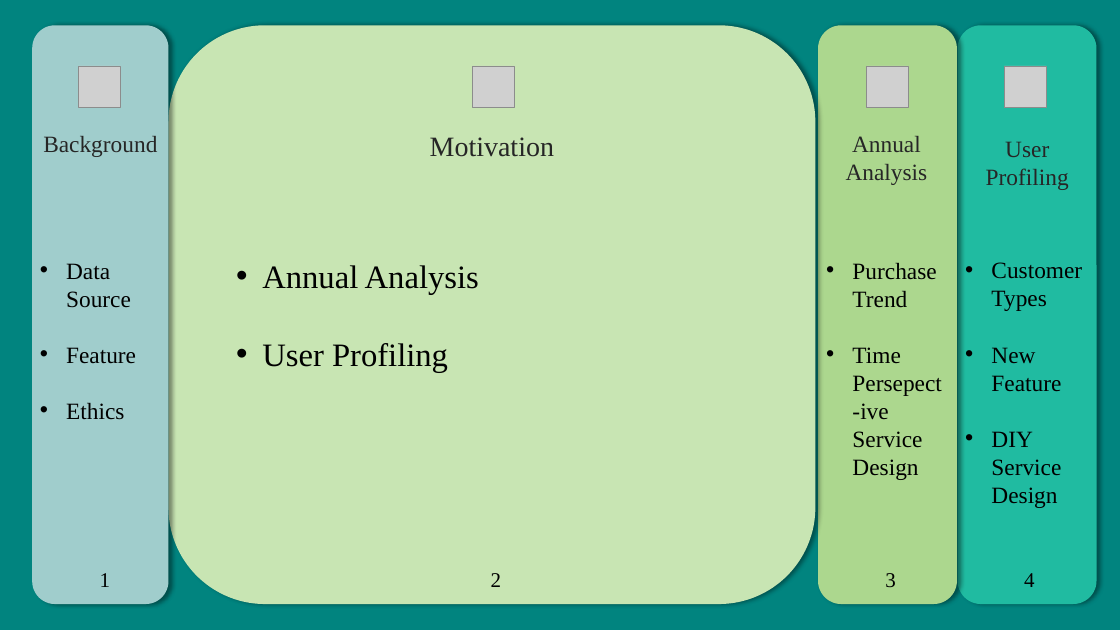
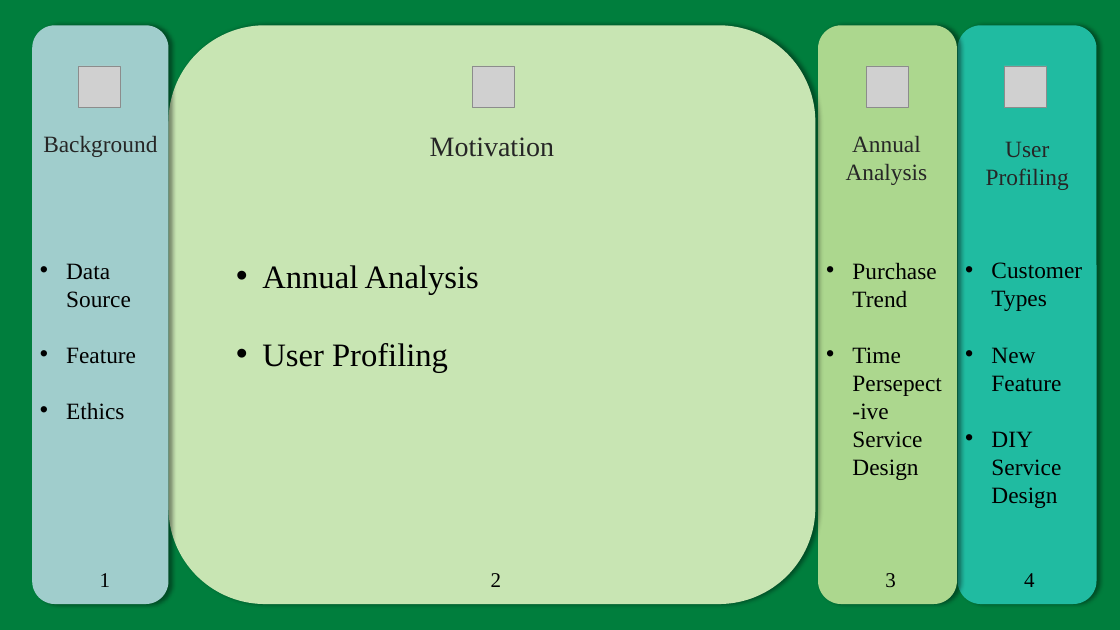
Before and after one commit to UoB-DSMP-2023-24/dsmp-2024-group-25, a slide deck: slide 6 of mid-term for the project/Presentation Preparation/Bohan/DSMP.pptx. Drawn at 1120x630 pixels with LibreOffice and Linux fonts; fonts in the diff are those of the drawing; grey boxes stand for pictures. Boxes give left, top, right and bottom in pixels: in the first picture for what was removed or moved away, otherwise in the second. Text is boxed around its words. In the diff, an @@ line names an element or a change of style, - is before the commit and + after.

```diff
--- a/mid-term for the project/Presentation Preparation/Bohan/DSMP.pptx
+++ b/mid-term for the project/Presentation Preparation/Bohan/DSMP.pptx
@@ background #01847F to #007E3D @@
```
Also in this commit, not shown: 12 other slides changed, 2 slides added, 2 slides removed.
